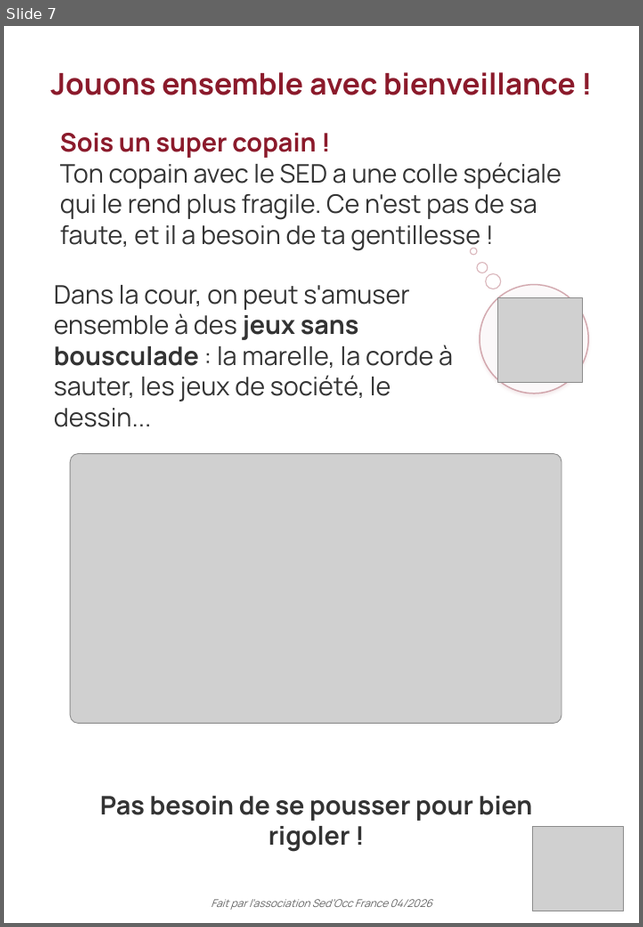
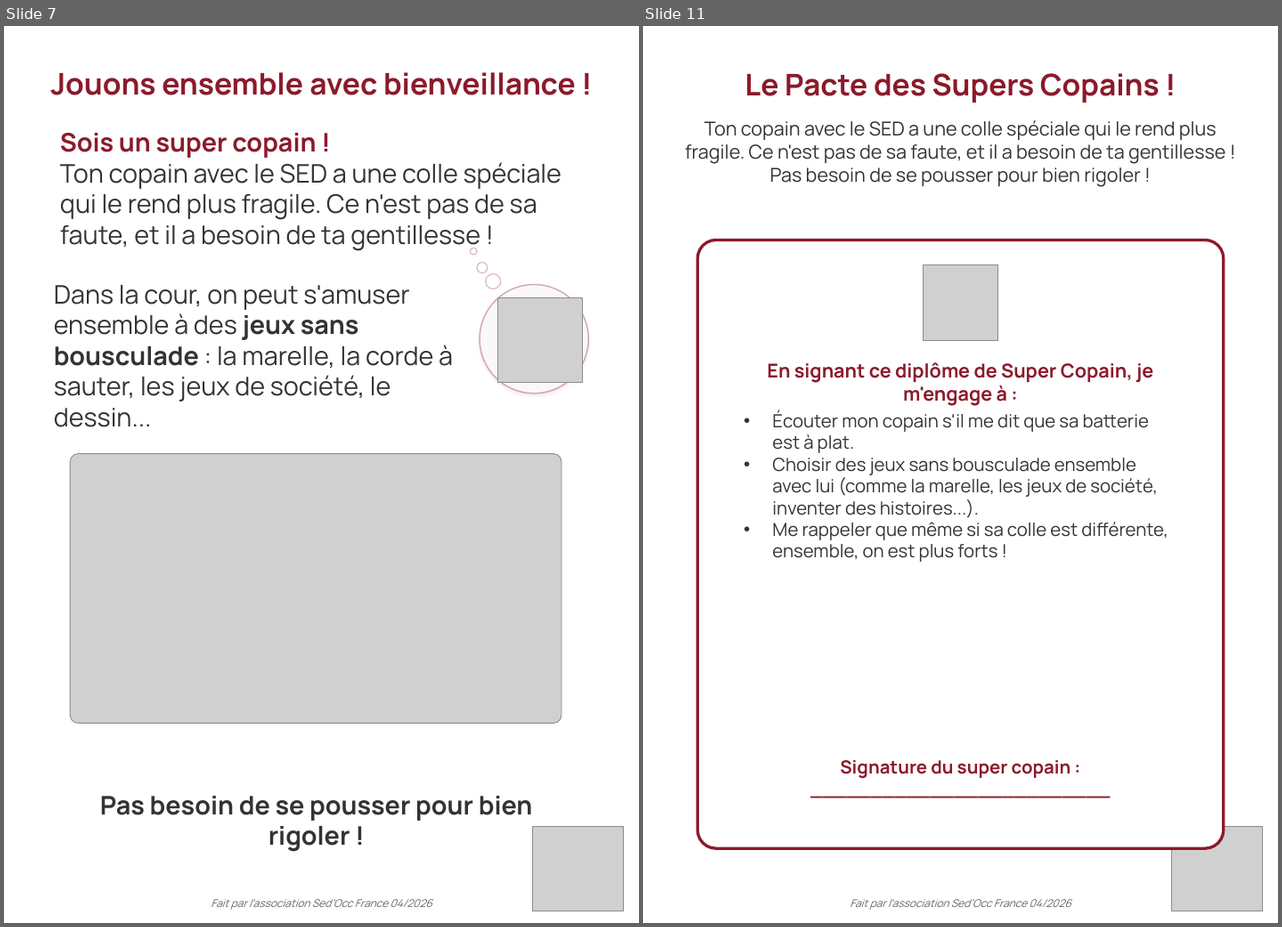
Before and after one commit to Therese-Borin-Pepe/sedocc-site, a slide deck: documents/Livret-SED-enfant-SedOcc.pptx. Shown side by side, each under a label of ours: slide 7 before the commit, slides 7 and 11 after it; the slides between them are not shown. The pictures are 643x927 and 1282x927 pixels, drawn with LibreOffice and Linux fonts; fonts in the diff are those of the drawing; grey boxes stand for pictures; background and template pictures are left out. Boxes give left, top, right and bottom in pixels: in the first picture for what was removed or moved away, otherwise in the second. Text is boxed around its words. In the diff, an @@ line names an element or a change of style, - is before the commit and + after.

```diff
--- a/documents/Livret-SED-enfant-SedOcc.pptx
+++ b/documents/Livret-SED-enfant-SedOcc.pptx
@@ slide 11 added at [643,26,1278,923], background picture (left out) @@
@@ text added at [744,73,1159,103], 28 pt, text #8B1A2B, bold @@
+Le Pacte des Supers Copains !
@@ text added at [685,120,1225,187], 18 pt, text #333333 @@
+Ton copain avec le SED a une colle spéciale qui le rend plus fragile. Ce n'est pas de sa faute, et il a besoin de ta gentillesse ! Pas besoin de se pousser pour bien rigoler !
@@ rounded rectangle added at [697,240,1223,848], fill #FFFFFF, outline #8B1A2B 2.75 pt @@
@@ picture added at [922,265,997,340] @@
@@ text added at [767,362,1153,406], 18 pt, text #8B1A2B, bold @@
+En signant ce diplôme de Super Copain, je m'engage à :
@@ text added at [772,410,1168,562], 17 pt, text #333333 @@
+• Écouter mon copain s'il me dit que sa batterie est à plat.
+• Choisir des jeux sans bousculade ensemble avec lui (comme la marelle, les jeux de société, inventer des histoires...).
+• Me rappeler que même si sa colle est différente, ensemble, on est plus forts !
@@ text added at [840,760,1071,778], 17 pt, text #8B1A2B, bold @@
+Signature du super copain : _________________________
@@ picture added at [1172,826,1262,911] @@
@@ text added at [849,899,1070,910], 10 pt, text #666666, italic @@
+Fait par l’association Sed’Occ France 04/2026
```
Also in this commit, not shown: 1 slide changed, 4 other slides added, 1 other file.
